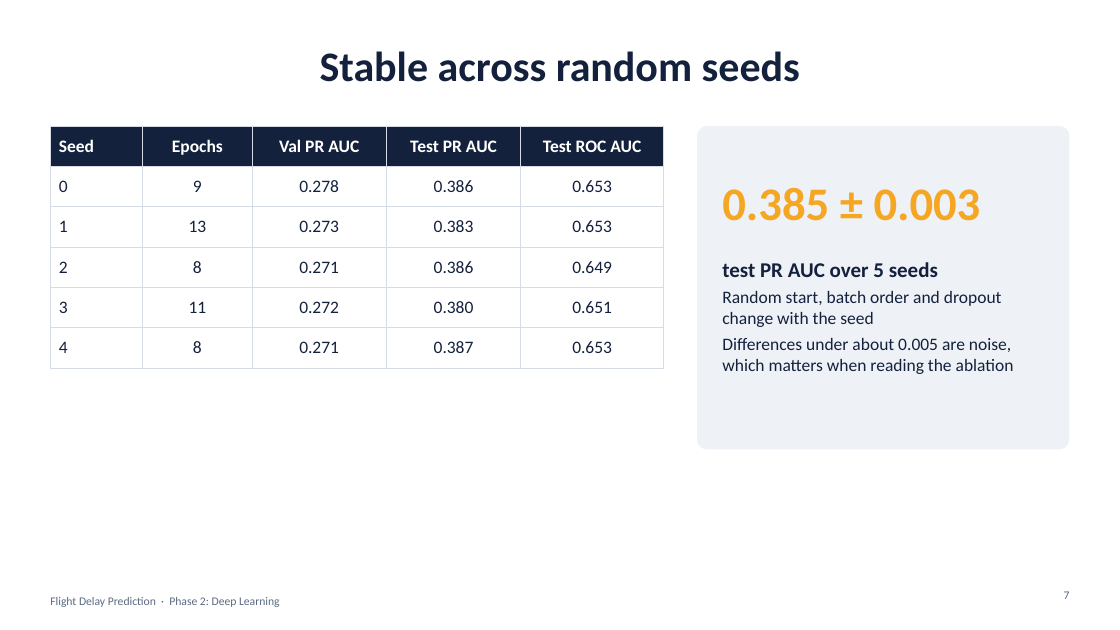
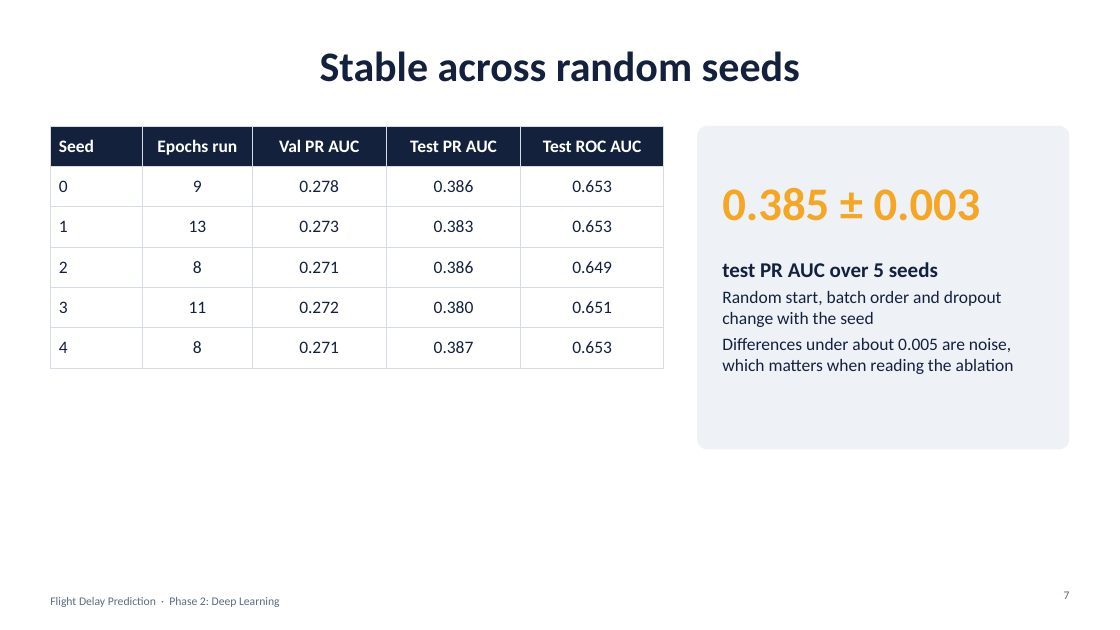
Before and after one commit to mayank-pillai-99/flight-delay-prediction, a slide deck: slide 7 of phase2/presentation/flight_delay_dl_presentation.pptx. Drawn at 1120x630 pixels with LibreOffice and Linux fonts; fonts in the diff are those of the drawing. Boxes give left, top, right and bottom in pixels: in the first picture for what was removed or moved away, otherwise in the second. Text is boxed around its words. In the diff, an @@ line names an element or a change of style, - is before the commit and + after.

```diff
--- a/phase2/presentation/flight_delay_dl_presentation.pptx
+++ b/phase2/presentation/flight_delay_dl_presentation.pptx
@@ table at <box>50,126,664,357</box> @@
-row 1, column 2: Epochs
+row 1, column 2: Epochs run
```
Also in this commit, not shown: 6 other slides changed, 1 other file.
